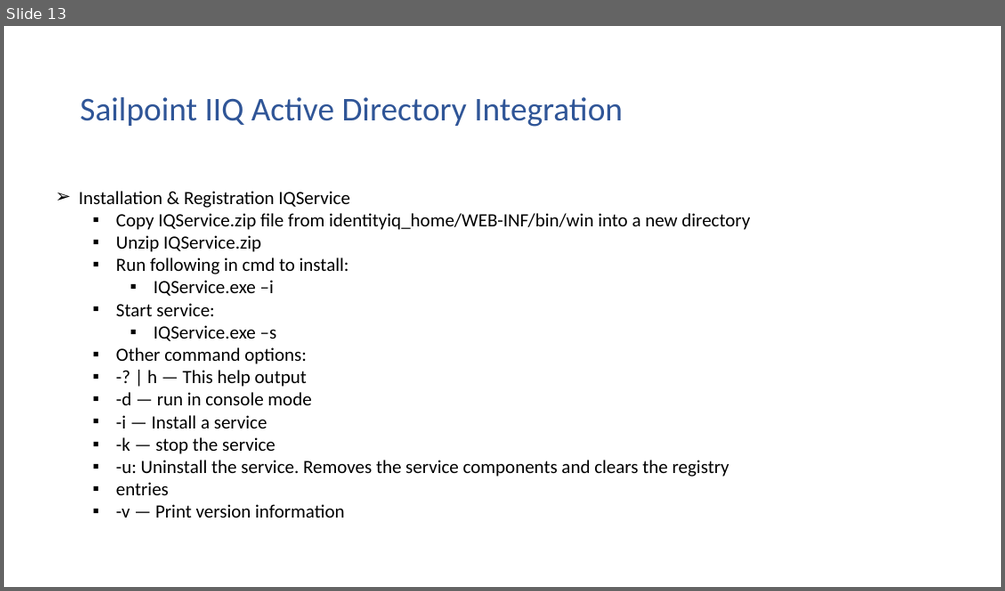
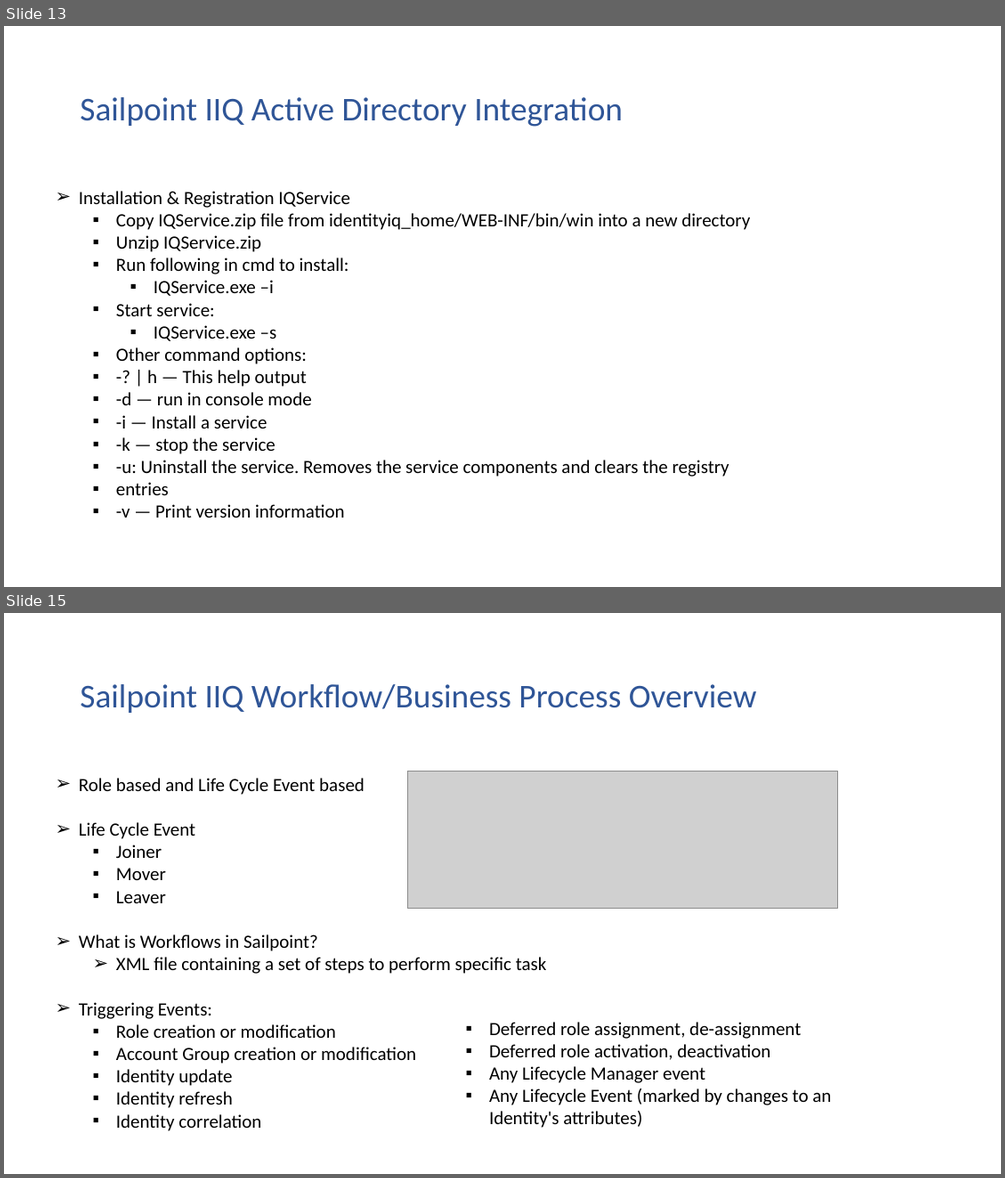
Before and after one commit to ujjwalvats16/source, a slide deck: Sailpoint Tutorial PPT/Identity Management.pptx. Shown one above the other, each under a label of ours: slide 13 before the commit, slides 13 and 15 after it; the slides between them are not shown. The pictures are 1005x591 and 1005x1178 pixels, drawn with LibreOffice and Linux fonts; fonts in the diff are those of the drawing; grey boxes stand for pictures. Boxes give left, top, right and bottom in pixels: in the first picture for what was removed or moved away, otherwise in the second. Text is boxed around its words. In the diff, an @@ line names an element or a change of style, - is before the commit and + after.

```diff
--- a/Sailpoint Tutorial PPT/Identity Management.pptx
+++ b/Sailpoint Tutorial PPT/Identity Management.pptx
@@ slide 15 added at <box>4,613,1001,1174</box>, background #FFFFFF @@
@@ title added at <box>80,684,757,713</box>, 32 pt, text #2F5597 @@
+Sailpoint IIQ Workflow/Business Process Overview
@@ picture added at <box>408,771,839,908</box> @@
@@ text added at <box>79,778,547,1131</box>, 18 pt, text #000000 @@
+➢ Role based and Life Cycle Event based
+➢ Life Cycle Event
+  ▪ Joiner
+  ▪ Mover
+  ▪ Leaver
+  ➢ What is Workflows in Sailpoint?
+    ➢ XML file containing a set of steps to perform specific task
+  ➢ Triggering Events:
+  ▪ Role creation or modification
+  ▪ Account Group creation or modification
+  ▪ Identity update
+  ▪ Identity refresh
+  ▪ Identity correlation
@@ text added at <box>489,1022,831,1127</box>, 18 pt, text #000000 @@
+  ▪ Deferred role assignment, de-assignment
+  ▪ Deferred role activation, deactivation
+  ▪ Any Lifecycle Manager event
+  ▪ Any Lifecycle Event (marked by changes to an Identity's attributes)
```
Also in this commit, not shown: 1 slide changed, 1 other slide added.
